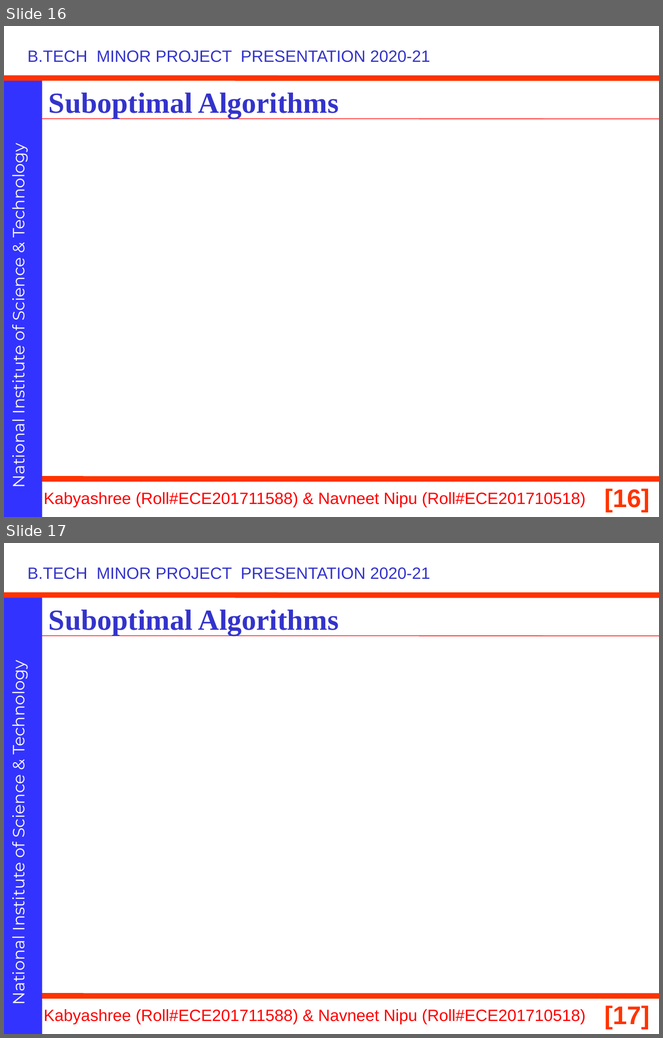
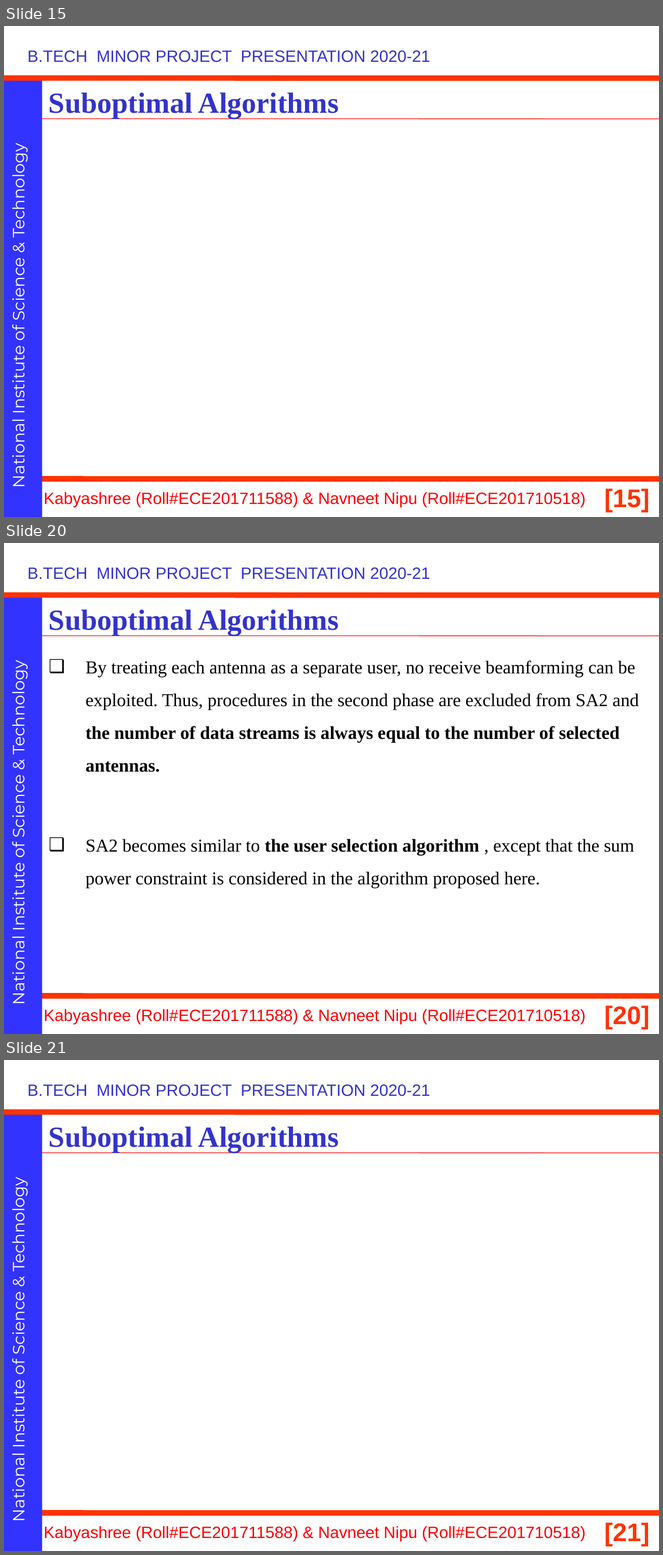
Before and after one commit to navneetnipu/btech_project, a slide deck: minor ppt (2) (2).pptx. Shown one above the other, each under a label of ours: slides 16 and 17 before the commit, slides 15, 20 and 21 after it; the slides between them are not shown. The pictures are 663x1038 and 663x1555 pixels, drawn with LibreOffice and Linux fonts; fonts in the diff are those of the drawing; grey boxes stand for pictures; background and template pictures are left out. Boxes give left, top, right and bottom in pixels: in the first picture for what was removed or moved away, otherwise in the second. Text is boxed around its words. In the diff, an @@ line names an element or a change of style, - is before the commit and + after.

```diff
--- a/minor ppt (2) (2).pptx
+++ b/minor ppt (2) (2).pptx
@@ slide 20 added at (4,543,659,1034), background #FFFFFF; not listed: 8 template elements that a slide beside it also shows @@
@@ title added at (49,610,339,635), 32 pt, text #3333CC, bold @@
+Suboptimal Algorithms
@@ text added at (86,661,639,888), 20 pt, text #000000 @@
+❑ By treating each antenna as a separate user, no receive beamforming can be exploited. Thus, procedures in the second phase are excluded from SA2 and the number of data streams is always equal to the number of selected antennas.
+❑ SA2 becomes similar to the user selection algorithm , except that the sum power constraint is considered in the algorithm proposed here.
@@ what was slide 16 is now slide 15 @@
@@ page number at (605,489,650,513): text changed @@
-[16]
+[15]
@@ what was slide 17 is now slide 21 @@
@@ page number at (605,1523,650,1547): text changed @@
-[17]
+[21]
```
Also in this commit, not shown: 14 slides changed, 11 other slides added, 4 slides removed, 2 other files.
